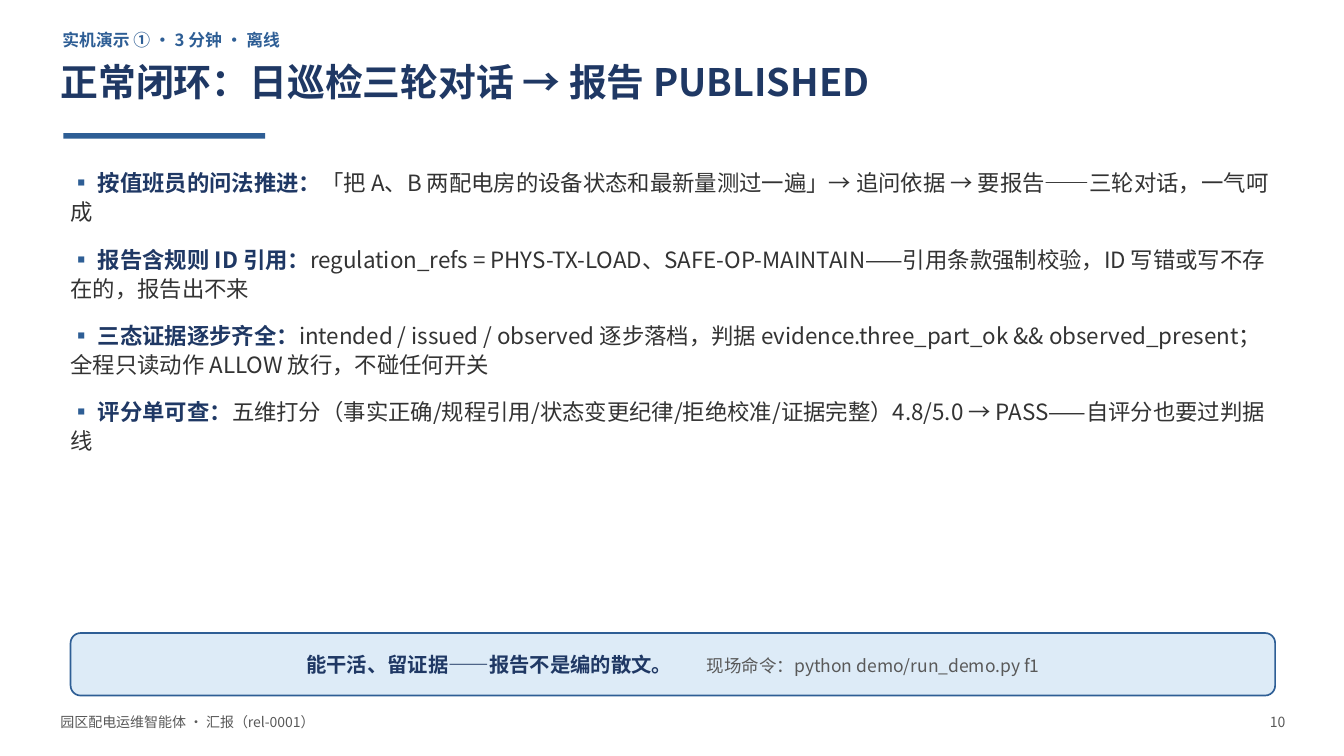
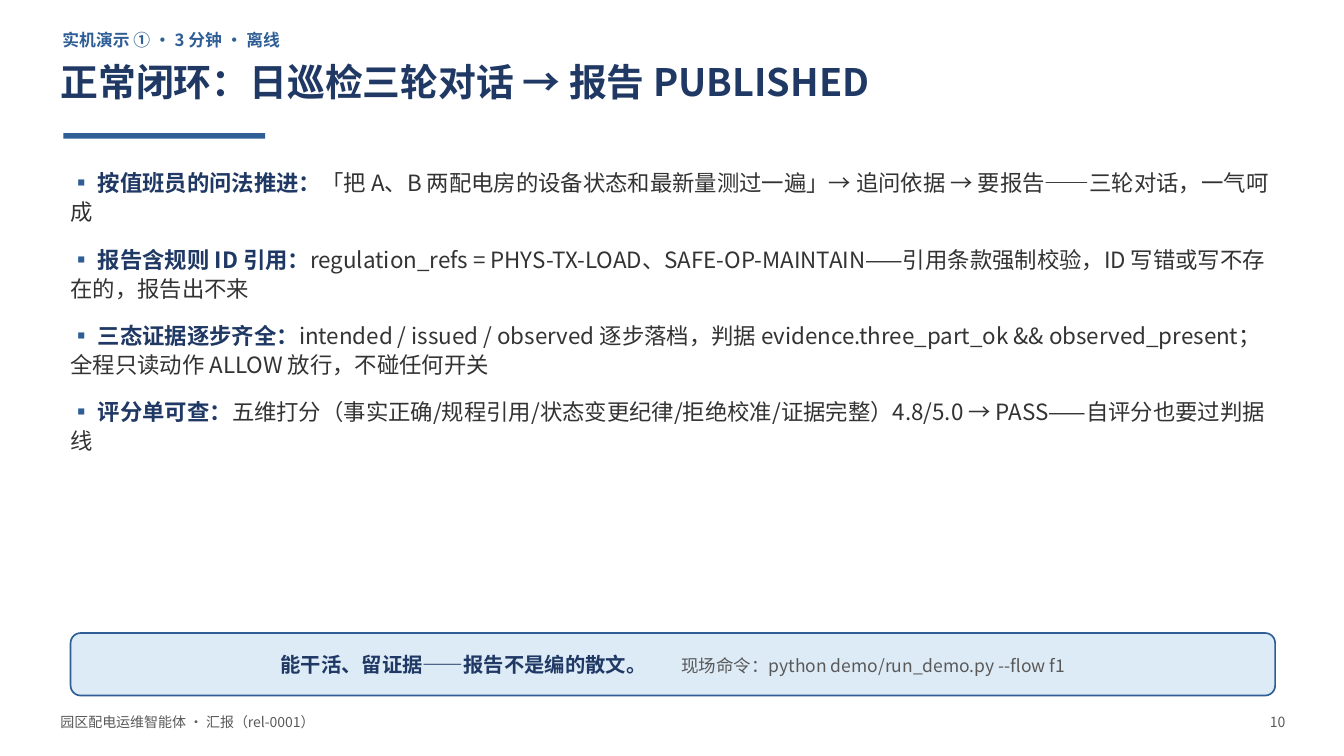
Before and after one commit to feasy898/agentic-factory-projects, a slide deck: slide 10 of peidian-agent/docs/presentation/presentation.pptx. Drawn at 1344x756 pixels with LibreOffice and Linux fonts; fonts in the diff are those of the drawing. Boxes give left, top, right and bottom in pixels: in the first picture for what was removed or moved away, otherwise in the second. Text is boxed around its words. In the diff, an @@ line names an element or a change of style, - is before the commit and + after.

```diff
--- a/peidian-agent/docs/presentation/presentation.pptx
+++ b/peidian-agent/docs/presentation/presentation.pptx
@@ text in rounded rectangle at box(280, 654, 1065, 676): text changed @@
-能干活、留证据——报告不是编的散文。 现场命令：python demo/run_demo.py f1
+能干活、留证据——报告不是编的散文。 现场命令：python demo/run_demo.py --flow f1
```
Also in this commit, not shown: 6 other slides changed, 3 other files.
